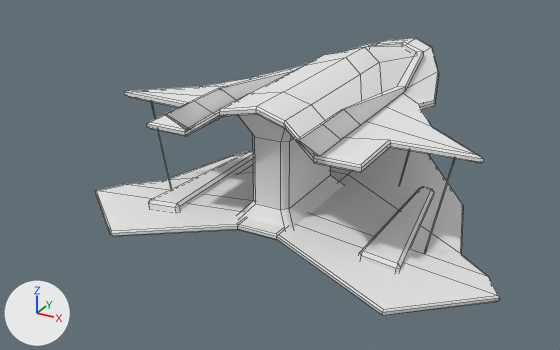
Two versions of the OBJ model Art/Flying Machine/FlyingMachine.obj, one commit apart.
Rendered twice from a 50 mm lens placed at (13.7, -32.7, 15.0), pointed at (-2.1, -3.9, 0.6). The lights are fixed; the arrows at lower left show +X, +Y and +Z. Mesh edges are drawn as thin lines. Where no turn or scale is listed for an object, it has been applied to the vertices.

The older version as bpy lines, for what is in view:
```python
me_flyingmachine = bpy.data.meshes.new('FlyingMachine')
me_flyingmachine.from_pydata(...)  # 394 vertices, 408 faces; spans x -9.2..9.2, y -11.4..8.1, z -0.1..5.8
me_flyingmachine.materials.append(mat_blinn1sg)  # white #e7e7e7
ob_flyingmachine = bpy.data.objects.new('FlyingMachine', me_flyingmachine)
ob_flyingmachine.location = (0.0, 0.0, 0.0)
```
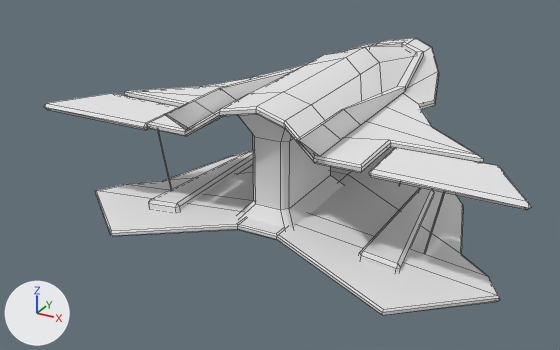
Commit message: Updated Ship again (Flaps)

Edits to the scene script, one JSON object a line:
```json
{"block": "me_flyingmachine", "where": "# used by ob_flyingmachine; location = (0.0, 0.0, 0.0)"}
{"op": "remove", "block": "me_flyingmachine", "code": "me_flyingmachine.from_pydata(...)  # 394 vertices, 408 faces; spans x -9.2..9.2, y -11.4..8.1, z -0.1..5.8"}
{"op": "add", "block": "me_flyingmachine", "code": "me_flyingmachine.from_pydata(...)  # 438 vertices, 458 faces; spans x -10.2..10.1, y -11.4..8.1, z -0.1..5.8"}
{"block": "me_flyingmachine", "change": "me_flyingmachine part 1: a new loose piece of 22 vertices spanning x -10.2..-4.7, y -10.1..-7.4, z 4.3..4.6, in mat_blinn1sg (white #e7e7e7)"}
{"block": "me_flyingmachine", "change": "me_flyingmachine part 2: a new loose piece of 22 vertices spanning x 4.6..10.1, y -10.1..-7.4, z 4.3..4.6, in mat_blinn1sg (white #e7e7e7)"}
```

Boxes (x1, y1, x2, y2) around the edits, measured in the pictures (560 x 350 px):
```json
{"object": "FlyingMachine", "change": "reshaped", "before": [95, 38, 500, 315], "after": [44, 38, 532, 315], "on screen": "20% wider"}
{"part": 1, "of": "me_flyingmachine", "change": "added", "after": [44, 93, 177, 130]}
{"part": 2, "of": "me_flyingmachine", "change": "added", "after": [369, 148, 532, 210]}
```
